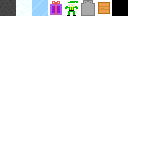
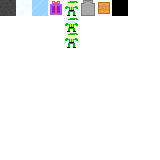
Layer changes from the first 160px x 160px image to the second:
painted on "Layer" over <box>65,1,78,48</box>
